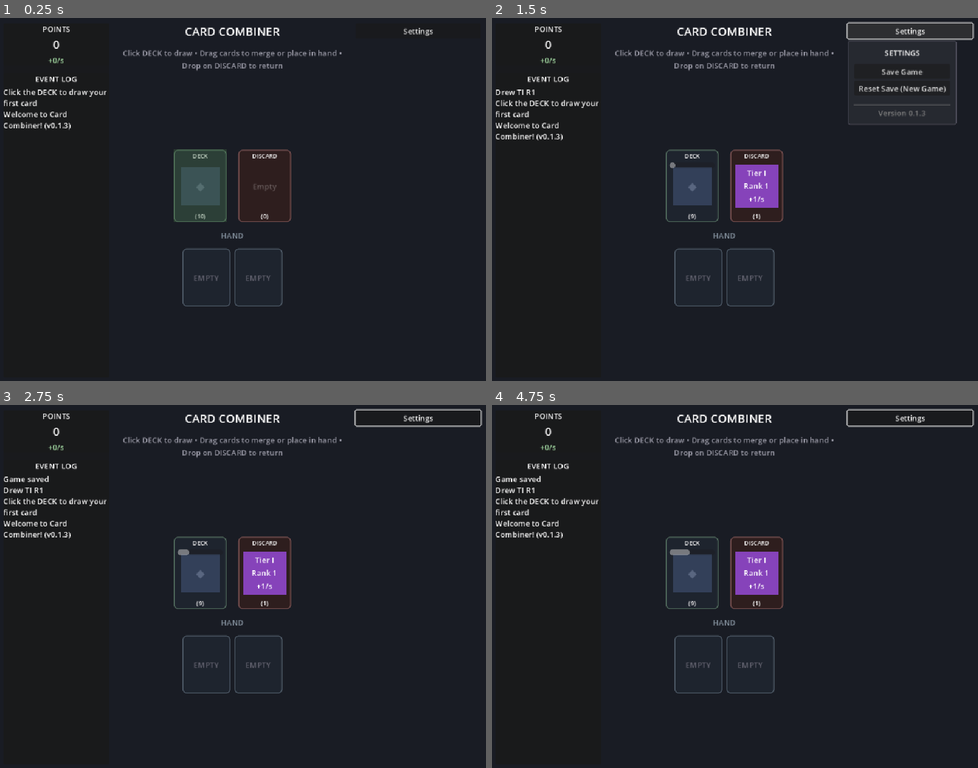
Above: before the commit, frames 1-4 (two rows, left to right).
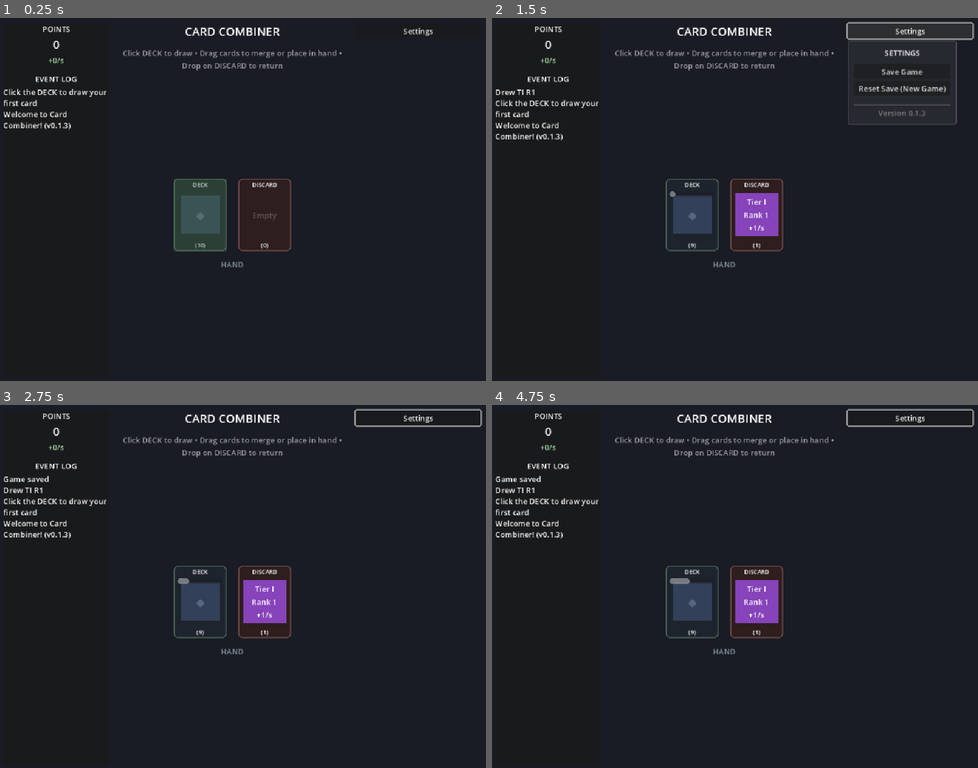
Above: after the commit, the same moments.

Repository: Triysle/card-combiner
Game: Godot game, scene res://scenes/main.tscn
Two runs of this game, one before a commit and one after it. Both use one fixed random seed, a clock stepped at 60 frames per second and the inputs below.
Inputs (mouse positions are in pixels of both pictures, inside the frame that each line leads up to):
- Up to frame 1 (0.25 s): no input
- Up to frame 2 (1.5 s): tap Enter at 0.5 s; drag from (691, 184) to (783, 119) at 0.52 s; click "Settings" at 1.25 s
- Up to frame 3 (2.75 s): click "Save Game" at 2 s
- Up to frame 4 (4.75 s): drag from (637, 604) to (710, 662) at 2.77 s; move the mouse to (783, 506) at 3.52 s; click (783, 506) at 3.67 s; drag from (710, 662) to (584, 532) at 4.27 s

The runs differ from the first frame. In frame 1, 3.3% of the frame differs, in the area x 35-60%, y 36-80%; in frame 2, 3.7%; in frame 3, 3.7%; in frame 4, 3.7%.
Error after the commit: Invalid access to property or key 'discard_requested' on a base object of type 'Panel (Slot)'. (res://scripts/grid.gd:46)

Commit message:
0.1.4
more bugfixes

Diff:
--- a/scripts/deck_viewer.gd
+++ b/scripts/deck_viewer.gd
@@ -118,7 +118,7 @@
 		GameState.log_event("Can't sell from discard - draw it first")
 		return
 
-	var sell_value = GameState.get_sell_value(card)
+	var _sell_value = GameState.get_sell_value(card)
 	var sold = GameState.sell_card_from_deck(index)
 	if sold > 0:
 		_refresh_display()
--- a/scripts/game_state.gd
+++ b/scripts/game_state.gd
@@ -703,7 +703,7 @@
 	log_event("Upgrade cap increased to %d levels!" % upgrade_cap)
 	upgrades_changed.emit()
 
-func _apply_booster_tier_upgrade(tier: int) -> void:
+func _apply_booster_tier_upgrade(_tier: int) -> void:
 	current_tier += 1
 
 	# Unlock deck viewer and sell after T2
@@ -836,3 +836,29 @@
 		hand.append({})
 
 	log_event("Game loaded (v%s)" % VERSION)
+
+func reset_to_defaults() -> void:
+	points = 0
+	deck.clear()
+	for i in range(10):
+		deck.append({tier = 1, rank = 1})
+	deck.shuffle()
+	discard_pile.clear()
+	hand.clear()
+	for i in range(STARTING_HAND_SIZE):
+		hand.append({})
+	current_tier = 1
+	hand_size = STARTING_HAND_SIZE
+	current_milestone_index = 0
+	milestone_slots = [{}, {}, {}]
+	has_merged = false
+	has_bought_pack = false
+	deck_viewer_unlocked = false
+	sell_unlocked = false
+	upgrade_point_gen_level = 0
+	upgrade_pack_cost_level = 0
+	upgrade_draw_speed_level = 0
+	upgrade_tick_speed_level = 0
+	upgrade_deck_value_level = 0
+	upgrade_cap = 10
+	upgrades_unlocked.clear()
--- a/scripts/main.gd
+++ b/scripts/main.gd
@@ -159,7 +159,8 @@
 	var dir = DirAccess.open("user://")
 	if dir:
 		dir.remove("card_combiner_save.cfg")
-	# Reload the scene to start fresh
+	# Reset GameState to defaults and reload
+	GameState.reset_to_defaults()
 	get_tree().reload_current_scene()
 
 func _on_merge_attempted(source_index: int, target_index: int) -> void:
--- a/scripts/slot.gd
+++ b/scripts/slot.gd
@@ -5,7 +5,6 @@
 
 signal merge_attempted(source_slot: Slot, target_slot: Slot)
 signal move_attempted(source_slot: Slot, target_slot: Slot)
-signal discard_requested(slot: Slot)
 signal hover_started(slot: Slot)
 
 var slot_index: int = -1
--- a/scripts/upgrades_panel.gd
+++ b/scripts/upgrades_panel.gd
@@ -86,12 +86,12 @@
 func _update_buttons(_value: int = 0) -> void:
 	for upgrade_id in upgrade_buttons:
 		var button: Button = upgrade_buttons[upgrade_id]
-		var level = GameState._get_upgrade_level(upgrade_id)
+		var _level = GameState._get_upgrade_level(upgrade_id)
 		var cost = GameState.get_upgrade_cost(upgrade_id)
 		var current_value = GameState.get_upgrade_value_display(upgrade_id)
 		var at_cap = GameState.is_upgrade_at_cap(upgrade_id)
 
-		var name = GameState._get_upgrade_name(upgrade_id)
+		var upgrade_name = GameState._get_upgrade_name(upgrade_id)
 
 		if at_cap:
 			button.text = "%s: %s (MAX)" % [name, current_value]
